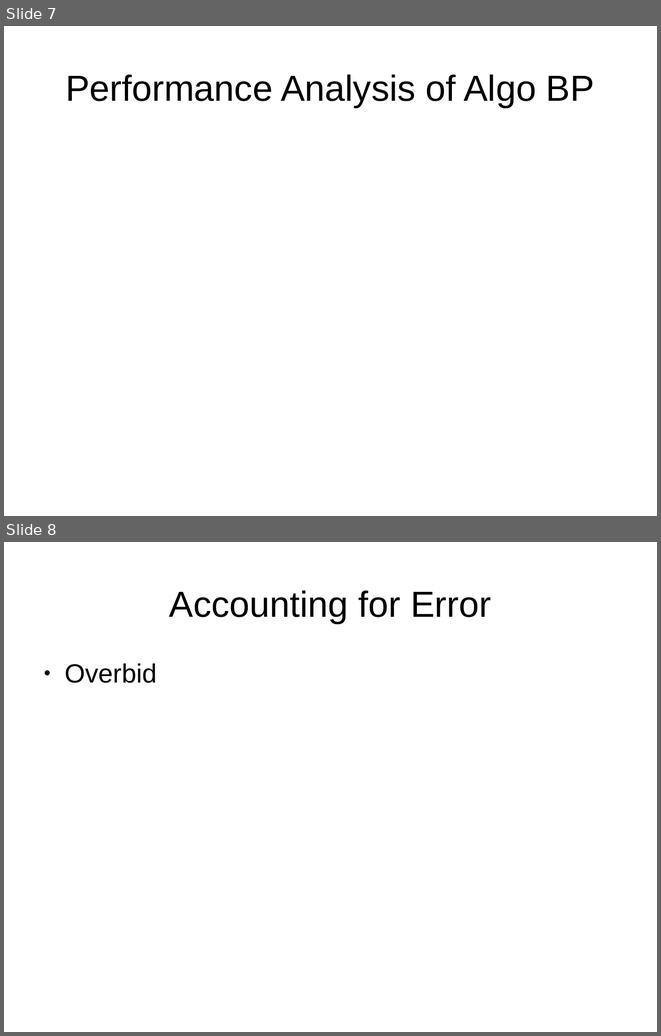
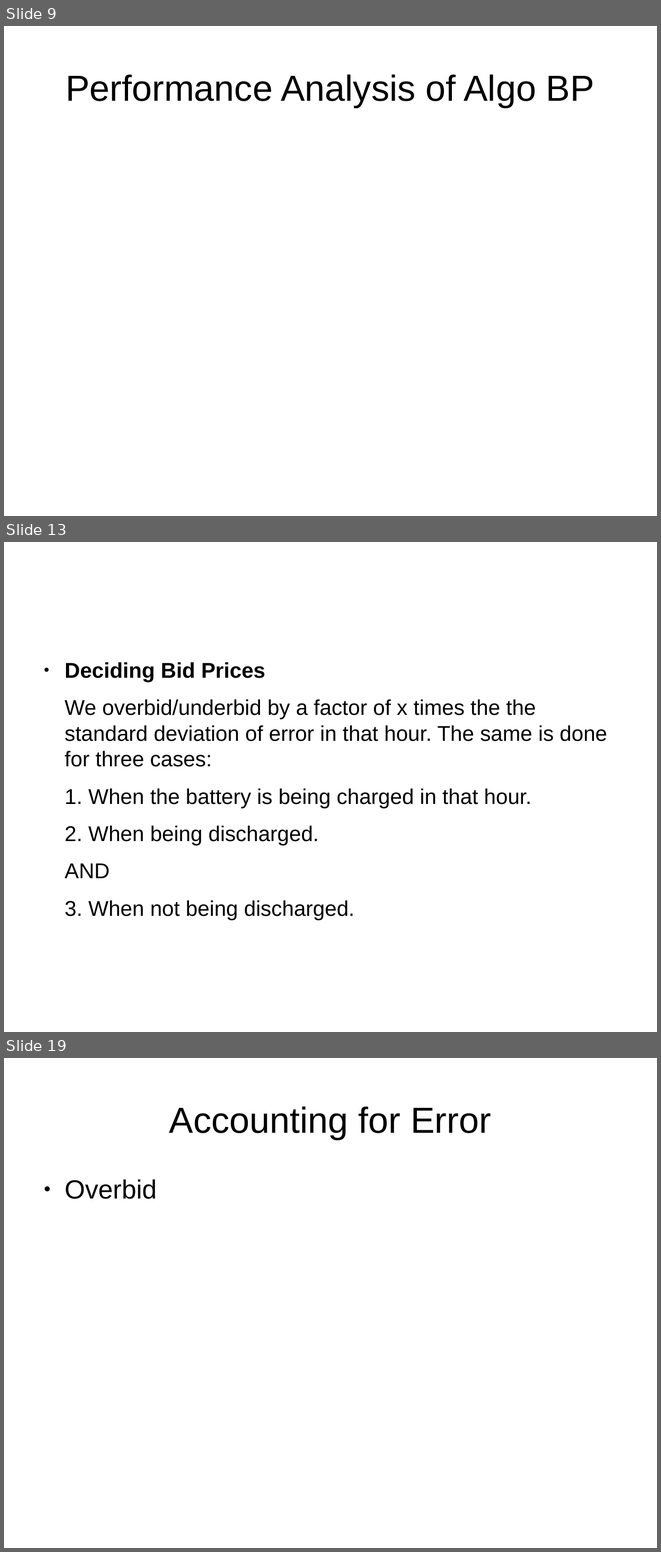
Before and after one commit to anmolmishra1997/Optimal-Bidding, a slide deck: presentation.odp. Shown one above the other, each under a label of ours: slides 7 and 8 before the commit, slides 9, 13 and 19 after it; the slides between them are not shown. The pictures are 661x1036 and 661x1552 pixels, drawn with LibreOffice and Linux fonts; fonts in the diff are those of the drawing. Boxes give left, top, right and bottom in pixels: in the first picture for what was removed or moved away, otherwise in the second. Text is boxed around its words. In the diff, an @@ line names an element or a change of style, - is before the commit and + after.

```diff
--- a/presentation.odp
+++ b/presentation.odp
@@ slide 13 added at (4, 542, 657, 1032), background #FFFFFF @@
@@ text added at (64, 662, 607, 920), 26 pt, text #000000 @@
+● Deciding Bid Prices
+We overbid/underbid by a factor of x times the the standard deviation of error in that hour. The same is done for three cases:
+1. When the battery is being charged in that hour.
+2. When being discharged.
+AND
+3. When not being discharged.
@@ what was slide 7 is now slide 9 @@
@@ what was slide 8 is now slide 19 @@
```
Also in this commit, not shown: 4 slides changed, 10 other slides added, 28 other files.
